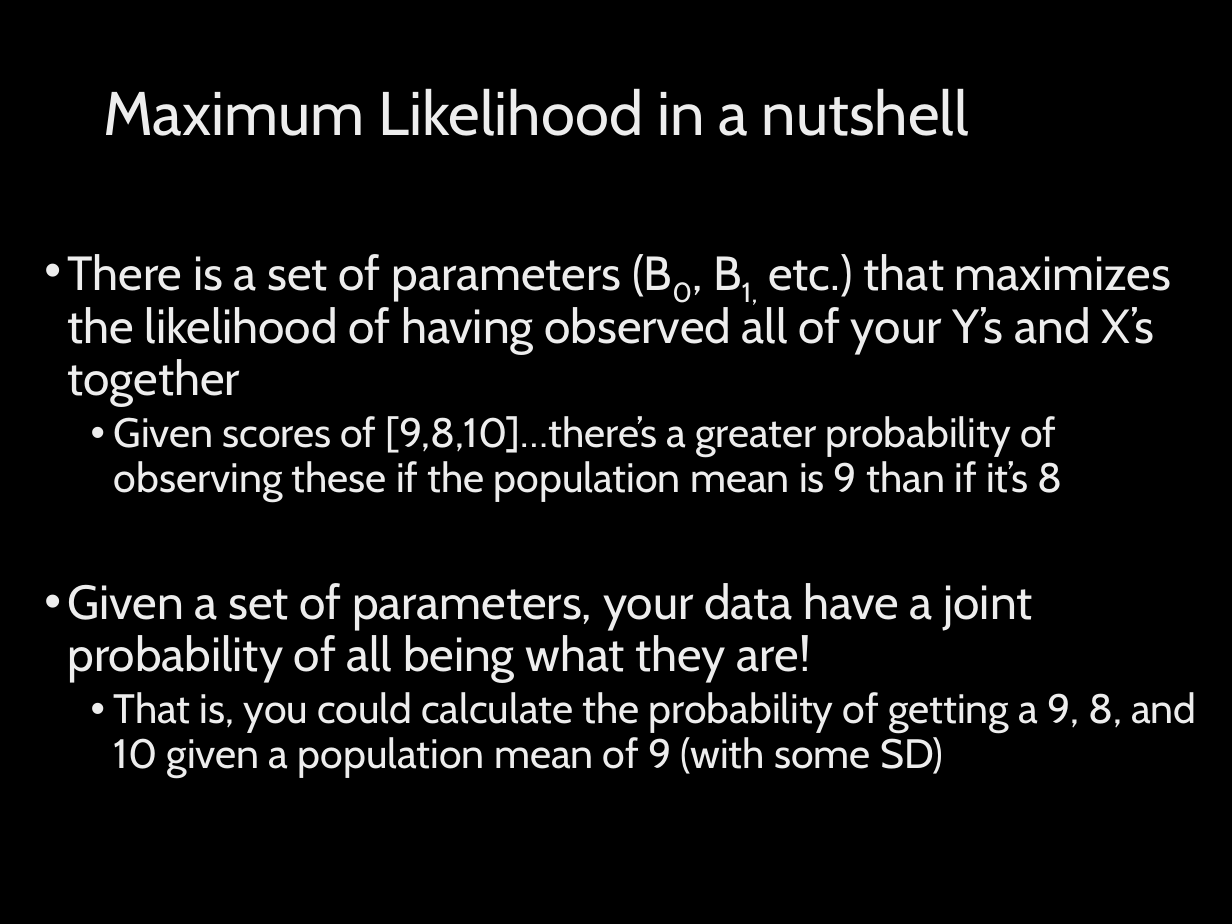
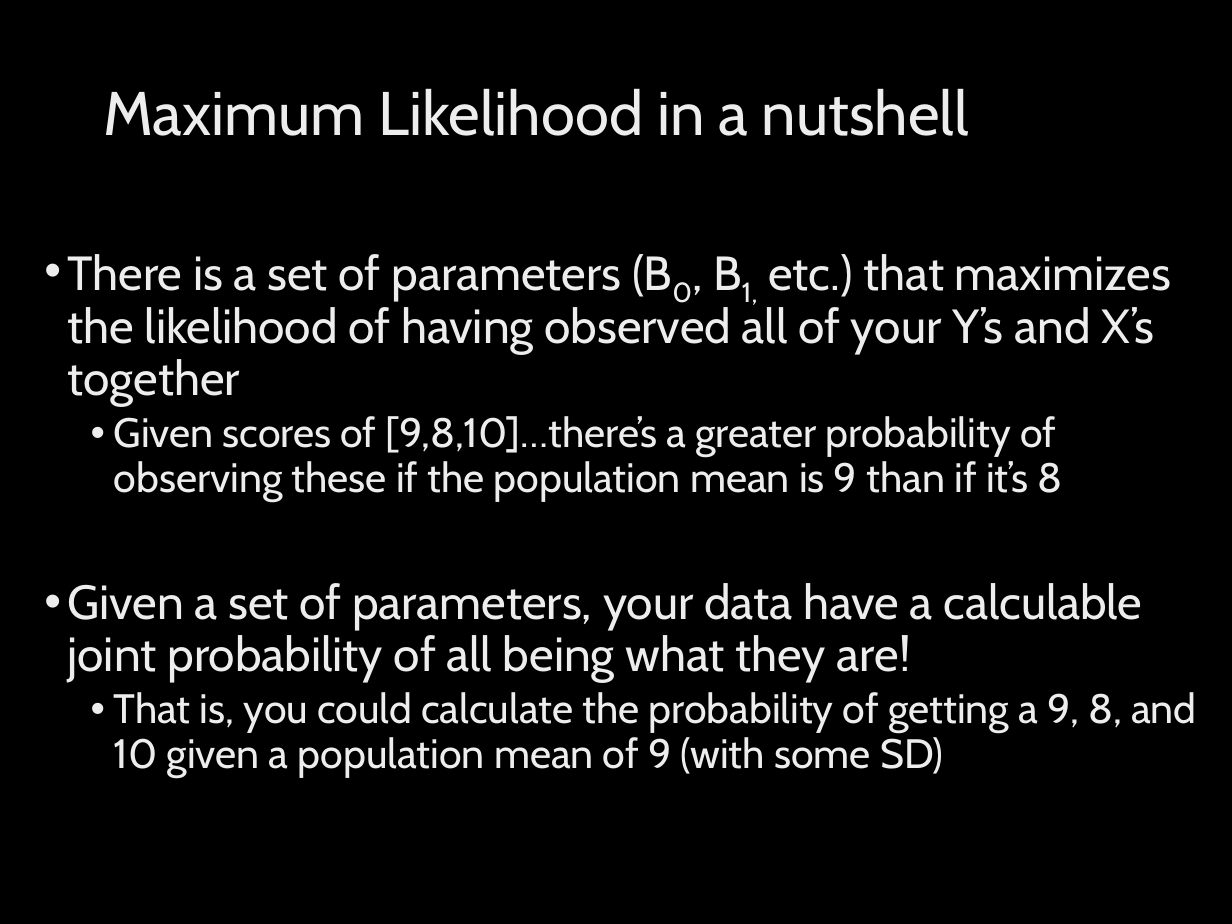
Before and after one commit to mhalvo/missingdata, a slide deck: slide 46 of MissingDataWorkshop2018.pptx (slide 42 before the commit). Drawn at 1232x924 pixels with LibreOffice and Linux fonts; fonts in the diff are those of the drawing; background and template pictures are left out. Boxes give left, top, right and bottom in pixels: in the first picture for what was removed or moved away, otherwise in the second. Text is boxed around its words. In the diff, an @@ line names an element or a change of style, - is before the commit and + after.

```diff
--- a/MissingDataWorkshop2018.pptx
+++ b/MissingDataWorkshop2018.pptx
@@ text at box(67, 583, 1142, 682): text changed @@
-• Given a set of parameters, your data have a joint probability of all being what they are!
+• Given a set of parameters, your data have a calculable joint probability of all being what they are!
```
Also in this commit, not shown: 5 other slides changed, 10 slides added, 3 other files.
